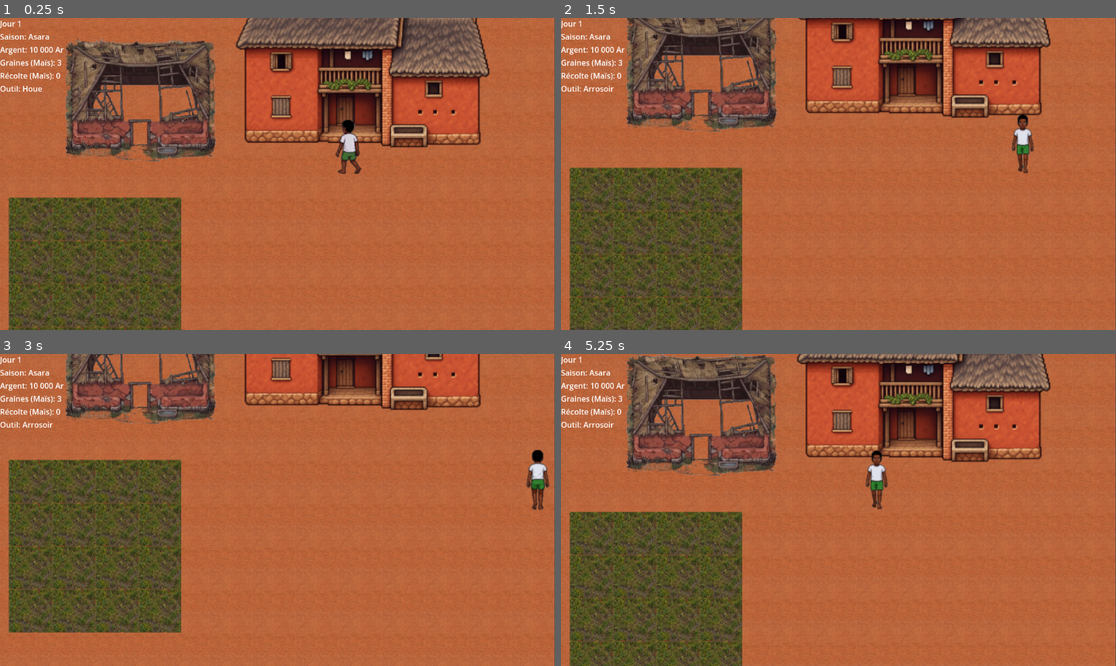
Above: before the commit, frames 1-4 (two rows, left to right).
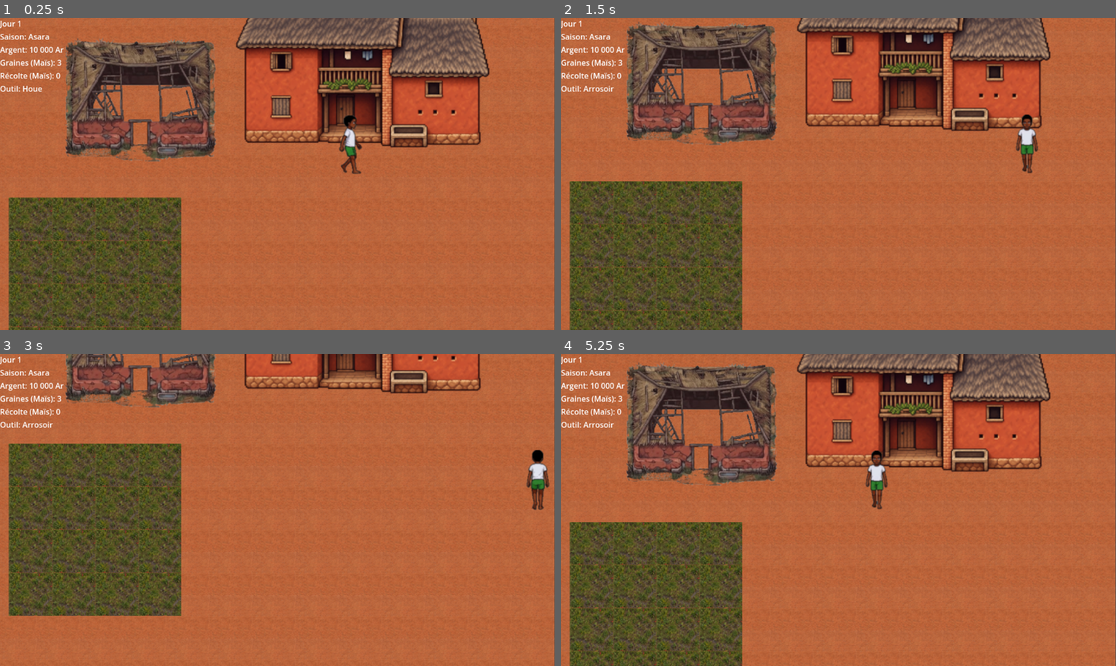
Above: after the commit, the same moments.

Repository: johnatan1999/fiainana-kely
Game: Godot game, scene res://world/world.tscn
The game is run twice, just before and just after one commit, with the same random seed, the same clock (stepped at 60 frames per second) and the same inputs.
Inputs (mouse positions are in pixels of both pictures, inside the frame that each line leads up to):
- Up to frame 1 (0.25 s): no input
- Up to frame 2 (1.5 s): tap Enter at 0.5 s; move the mouse to (960, 158) at 0.52 s; hold D (move_right) 0.53-1.28 s; hold E (interact) 0.53-1.28 s; move the mouse to (727, 189) at 1.27 s; hold S (move_down) from 1.28 s (still down); tap Tab (cycle_tool) at 1.35 s
- Up to frame 3 (3 s): tap E (interact) at 1.55 s; move the mouse to (333, 441) at 2.02 s; release S (move_down) at 2.03 s; hold D (move_right) 2.03-2.78 s; hold E (interact) 2.03-2.78 s; move the mouse to (249, 572) at 2.77 s; hold W (move_up) from 2.78 s (still down); tap Shift (sprint) at 2.85 s
- Up to frame 4 (5.25 s): tap E (interact) at 3.05, 4.55 s; move the mouse to (1005, 556) at 3.52 s; release W (move_up) at 3.53 s; hold E (interact) 3.53-4.28 s; hold A (move_left) 3.53-5.03 s; tap 1 at 3.6 s; move the mouse to (672, 463) at 4.27 s; tap 2 at 4.35 s; move the mouse to (866, 510) at 5.02 s; hold S (move_down) from 5.03 s (still down); hold E (interact) from 5.03 s (still down); tap 3 at 5.1 s

The runs differ from the first frame. In frame 1, 0.5% of the frame differs, in the area x 60-66%, y 31-51%; in frame 2, 22%, in the area x 0-94%, y 0-100%; in frame 3, 16%; in frame 4, 20%.

Commit message:
dev: fix shovel animation

Diff:
--- a/data/crops/corn.tres
+++ b/data/crops/corn.tres
@@ -45,4 +45,4 @@
 sprite_seed_scale = 0.4
 sprite_sprout_scale = 0.55
 sprite_growing_scale = 0.8
-sprite_mature_scale = 1.0
+sprite_mature_scale = 1.35
--- a/entities/player/player.tscn
+++ b/entities/player/player.tscn
@@ -1,7 +1,6 @@
-[gd_scene load_steps=51 format=3 uid="uid://bf1stuuqjofir"]
+[gd_scene load_steps=50 format=3 uid="uid://bf1stuuqjofir"]
 
 [ext_resource type="Script" path="res://entities/player/player_controller.gd" id="1_piccd"]
-[ext_resource type="Texture2D" uid="uid://cbsngksevqumt" path="res://assets/sprites/characters/player/player2_walk.png" id="2_0v3gh"]
 [ext_resource type="Texture2D" uid="uid://ktjkva4vrhav" path="res://assets/sprites/characters/player/player2.png" id="3_l5w6w"]
 
 [sub_resource type="RectangleShape2D" id="RectangleShape2D_player"]
@@ -55,20 +54,20 @@
 atlas = ExtResource("3_l5w6w")
 region = Rect2(512, 0, 64, 128)
 
-[sub_resource type="AtlasTexture" id="AtlasTexture_t6k0p"]
-atlas = ExtResource("2_0v3gh")
-region = Rect2(320, 0, 64, 128)
-
-[sub_resource type="AtlasTexture" id="AtlasTexture_yu670"]
-atlas = ExtResource("2_0v3gh")
-region = Rect2(320, 128, 64, 128)
-
-[sub_resource type="AtlasTexture" id="AtlasTexture_bsqao"]
-atlas = ExtResource("2_0v3gh")
+[sub_resource type="AtlasTexture" id="AtlasTexture_ppmxl"]
+atlas = ExtResource("3_l5w6w")
+region = Rect2(64, 384, 64, 128)
+
+[sub_resource type="AtlasTexture" id="AtlasTexture_1rs1r"]
+atlas = ExtResource("3_l5w6w")
+region = Rect2(64, 256, 64, 128)
+
+[sub_resource type="AtlasTexture" id="AtlasTexture_h8eu7"]
+atlas = ExtResource("3_l5w6w")
 region = Rect2(64, 128, 64, 128)
 
-[sub_resource type="AtlasTexture" id="AtlasTexture_w6e6v"]
-atlas = ExtResource("2_0v3gh")
+[sub_resource type="AtlasTexture" id="AtlasTexture_njeux"]
+atlas = ExtResource("3_l5w6w")
 region = Rect2(64, 0, 64, 128)
 
 [sub_resource type="AtlasTexture" id="AtlasTexture_mjh22"]
@@ -233,7 +232,7 @@
 }, {
 "frames": [{
 "duration": 1.0,
-"texture": SubResource("AtlasTexture_t6k0p")
+"texture": SubResource("AtlasTexture_ppmxl")
 }],
 "loop": true,
 "name": &"idle_down",
@@ -241,7 +240,7 @@
 }, {
 "frames": [{
 "duration": 1.0,
-"texture": SubResource("AtlasTexture_yu670")
+"texture": SubResource("AtlasTexture_1rs1r")
 }],
 "loop": true,
 "name": &"idle_left",
@@ -277,7 +276,7 @@
 "texture": SubResource("AtlasTexture_r3i4n")
 }],
 "loop": true,
-"name": &"shovel_left",
+"name": &"shovel",
 "speed": 5.0
 }, {
 "frames": [{
@@ -400,8 +399,7 @@
 
 [node name="AnimatedSprite2D" type="AnimatedSprite2D" parent="."]
 sprite_frames = SubResource("SpriteFrames_huppk")
-animation = &"harvest_left"
-frame_progress = 0.142266
+animation = &"idle_up"
 offset = Vector2(0, -64)
 
 [node name="InteractionPivot" type="Node2D" parent="."]
--- a/entities/player/player_controller.gd
+++ b/entities/player/player_controller.gd
@@ -3,11 +3,24 @@
 
 enum Tool {HOE, WATERING_CAN, SEEDS, HARVEST}
 
+## Which tool-use animation (if any) a Tool plays. SEEDS has none yet - no
+## sprite exists for planting, so it stays instant like before.
+enum ActionAnim {NONE, SHOVEL, WATERING, HARVEST}
+
 signal interact_requested(tool: Tool)
 signal tool_changed(tool: Tool)
+## Fires once the tool-use animation (if any) actually finishes - always
+## exactly once per interact press, even for tools with no animation, so
+## listeners can safely gate an effect on "the swing is done" without risking
+## a permanent soft-lock if a sprite/animation goes missing later.
+signal action_animation_finished(tool: Tool)
 
 @export var walk_speed: float = 220.0
 @export var run_speed: float = 400.0
+## How fast velocity ramps up to/down from the target speed - tuned so a tap
+## still feels responsive but starting/stopping isn't an instant snap.
+@export var acceleration: float = 1600.0
+@export var friction: float = 2000.0
 
 @onready var camera: Camera2D = $Camera2D
 @onready var anim: AnimatedSprite2D = $AnimatedSprite2D
@@ -16,18 +29,26 @@
 
 var current_tool: Tool = Tool.HOE
 var last_facing_direction: Vector2 = Vector2.RIGHT
-## False during a zone transition (see WorldManager) - movement/tool input is
-## ignored and the character smoothly decelerates to a stop via the same
-## friction curve as releasing the movement keys, instead of snapping still.
+## False during a zone transition (see WorldManager) or a tool-use animation -
+## movement/tool input is ignored and the character smoothly decelerates to a
+## stop via the same friction curve as releasing the movement keys, instead
+## of snapping still.
 var input_enabled := true
-
-func _physics_process(_delta: float) -> void:
-	var input_vector := Input.get_vector("move_left", "move_right", "move_up", "move_down")
+## True while a one-shot tool-use animation (shovel/watering/harvest) is
+## playing - stops _physics_process()'s per-frame walk/idle logic from
+## stomping over it every frame.
+var _is_performing_action := false
+
+func _physics_process(delta: float) -> void:
+	var input_vector := Input.get_vector("move_left", "move_right", "move_up", "move_down") if input_enabled else Vector2.ZERO
 	var speed := run_speed if Input.is_action_pressed("sprint") else walk_speed
-	velocity = input_vector * speed
+	var target_velocity := input_vector * speed
+	var accel := acceleration if input_vector != Vector2.ZERO else friction
+	velocity = velocity.move_toward(target_velocity, accel * delta)
 	move_and_slide()
 
-	_update_animation(input_vector)
+	if not _is_performing_action:
+		_update_animation(velocity)
 	_update_interaction_pivot(input_vector)
 
 ## Rotates the interaction pivot towards the last movement direction
@@ -36,17 +57,35 @@
 		last_facing_direction = dir
 		interaction_pivot.rotation = dir.angle()
 
-func _update_animation(dir: Vector2):
-	if dir == Vector2.ZERO:
+## Driven by actual (smoothed) velocity rather than raw input, so the walk
+## animation keeps playing while the character is still gliding to a stop
+## instead of popping to idle the instant a key is released.
+func _update_animation(vel: Vector2):
+	if vel.length() < 5.0:
 		_play_idle()
 	else:
-		_play_walk(dir)
-
+		_play_walk(vel)
+
+## Always resolves the correct idle_* from last_facing_direction, rather than
+## string-replacing the CURRENT animation name - that old approach only ever
+## worked coming from a walk_* animation, so returning to idle after any tool
+## animation (shovel_left, harvest_right...) silently failed and left the
+## character stuck on its last action frame forever.
 func _play_idle():
-	if anim.animation.begins_with("walk"):
-		anim.animation = anim.animation.replace("walk", "idle")
+	anim.flip_h = false
+	var idle_name := _idle_animation_for(last_facing_direction)
+	if anim.animation != idle_name:
+		anim.animation = idle_name
+	anim.play()
+
+func _idle_animation_for(dir: Vector2) -> String:
+	if abs(dir.x) > abs(dir.y):
+		return "idle_right" if dir.x > 0 else "idle_left"
+	else:
+		return "idle_down" if dir.y > 0 else "idle_up"
 
 func _play_walk(dir: Vector2):
+	anim.flip_h = false
 	if abs(dir.x) > abs(dir.y):
 		anim.animation = "walk_right" if dir.x > 0 else "walk_left"
 	else:
@@ -68,7 +107,6 @@
 		return
 	if event.is_action_pressed("interact"):
 		var interacted := _try_interact()
-
 		if not interacted:
 			interact_requested.emit(current_tool)
 		return
@@ -102,3 +140,75 @@
 		return true # Une interaction a eu lieu !
 
 	return false
+
+func _tool_action_anim(tool: Tool) -> ActionAnim:
+	match tool:
+		Tool.HOE:
+			return ActionAnim.SHOVEL
+		Tool.WATERING_CAN:
+			return ActionAnim.WATERING
+		Tool.HARVEST:
+			return ActionAnim.HARVEST
+		_:
+			return ActionAnim.NONE # SEEDS: no dedicated art yet, stays instant
+
+## Only shovel/harvest_left/right/watering_left/right exist - shovel has a
+## single animation for both sides (no up/down art either). The gaps are
+## covered by mirroring the closest side via flip_h rather than waiting on
+## more art: facing up/down reuses whichever side the player last faced
+## horizontally, and a right-facing shovel swing is "shovel" flipped.
+func _resolve_action_animation(action: ActionAnim) -> Dictionary:
+	var facing_right := last_facing_direction.x >= 0.0
+	match action:
+		ActionAnim.SHOVEL:
+			return {"name": "shovel", "flip_h": facing_right}
+		ActionAnim.WATERING:
+			return {"name": "watering_right" if facing_right else "watering_left", "flip_h": false}
+		ActionAnim.HARVEST:
+			return {"name": "harvest_right" if facing_right else "harvest_left", "flip_h": false}
+		_:
+			return {}
+
+## Plays a one-shot tool-use animation and freezes input for its full
+## duration (computed from the SpriteFrames resource itself, so retuning
+## frame timings in the editor never drifts out of sync with code). Called
+## externally by FarmingController - only once it has confirmed the action is
+## actually possible (standing on a tillable/waterable plot, a mature crop to
+## harvest...), so the character never swings a tool at nothing.
+func play_tool_animation(tool: Tool) -> void:
+	var action := _tool_action_anim(tool )
+	if action == ActionAnim.NONE:
+		action_animation_finished.emit(tool )
+		return
+	var resolved := _resolve_action_animation(action)
+	if resolved.is_empty() or not anim.sprite_frames.has_animation(resolved["name"]):
+		action_animation_finished.emit(tool )
+		return
+
+	_is_performing_action = true
+	input_enabled = false
+	anim.flip_h = resolved["flip_h"]
+	anim.animation = resolved["name"]
+	anim.play()
+
+	var duration := _get_animation_duration(resolved["name"])
+	if duration > 0.0:
+		await get_tree().create_timer(duration).timeout
+
+	anim.flip_h = false
+	_is_performing_action = false
+	input_enabled = true
+	action_animation_finished.emit(tool )
+
+## SpriteFrames animations here loop, so animation_finished never fires for
+## them - total playtime is computed directly from frame durations/speed
+## instead of hardcoding it, so tweaking timings in the editor just works.
+func _get_animation_duration(anim_name: String) -> float:
+	var frames := anim.sprite_frames
+	var speed := frames.get_animation_speed(anim_name)
+	if speed <= 0.0:
+		return 0.0
+	var total := 0.0
+	for i in frames.get_frame_count(anim_name):
+		total += frames.get_frame_duration(anim_name, i)
+	return total / speed
--- a/systems/farm/farming_controller.gd
+++ b/systems/farm/farming_controller.gd
@@ -13,11 +13,15 @@
 var player: PlayerController
 var farm_view: FarmView # null while the player is outside the farm zone
 var selected_crop_id: String = DEFAULT_CROP_ID
+## Set by _on_interact_requested() for HARVEST, consumed by
+## _on_action_animation_finished() - -1 means no harvest is pending.
+var _pending_harvest_plot_id := -1
 
 func setup(p_simulation: FarmSimulation, p_player: PlayerController, p_world_manager: WorldManager) -> void:
 	simulation = p_simulation
 	player = p_player
 	player.interact_requested.connect(_on_interact_requested)
+	player.action_animation_finished.connect(_on_action_animation_finished)
 	p_world_manager.zone_loaded.connect(_on_zone_loaded)
 	p_world_manager.zone_unloading.connect(_on_zone_unloading)
 
@@ -70,6 +74,9 @@
 			result.append(crop_id)
 	return result
 
+## Tool animations only play once the underlying action is confirmed
+## possible - swinging the hoe on unplowable ground, or the sickle on a plot
+## with nothing ready to harvest, does nothing and plays nothing.
 func _on_interact_requested(tool: PlayerController.Tool) -> void:
 	if farm_view == null:
 		return
@@ -80,12 +87,31 @@
 		PlayerController.Tool.HOE:
 			if simulation.till(plot_id):
 				AudioManager.play_till_sfx()
+				player.play_tool_animation(tool)
 		PlayerController.Tool.WATERING_CAN:
 			if simulation.water(plot_id):
 				AudioManager.play_watering_sfx()
+				player.play_tool_animation(tool)
 		PlayerController.Tool.SEEDS:
 			if simulation.plant(plot_id, selected_crop_id):
 				AudioManager.play_plant_sfx()
+				player.play_tool_animation(tool)
 		PlayerController.Tool.HARVEST:
-			if simulation.harvest(plot_id):
-				AudioManager.play_harvest_sfx()
+			# The actual harvest() call is applied in
+			# _on_action_animation_finished() instead of right here, so the
+			# crop sprite only disappears once the harvest swing animation
+			# actually completes, not the instant E is pressed. can_harvest()
+			# is the read-only check that gates whether the swing plays at all.
+			if simulation.can_harvest(plot_id):
+				_pending_harvest_plot_id = plot_id
+				player.play_tool_animation(tool)
+
+## PlayerController guarantees this fires exactly once per interact press
+## (even with no animation), so this can't soft-lock a pending harvest.
+func _on_action_animation_finished(tool: PlayerController.Tool) -> void:
+	if tool != PlayerController.Tool.HARVEST or _pending_harvest_plot_id == -1:
+		return
+	var plot_id := _pending_harvest_plot_id
+	_pending_harvest_plot_id = -1
+	if simulation.harvest(plot_id):
+		AudioManager.play_harvest_sfx()
--- a/systems/simulation/farm_simulation.gd
+++ b/systems/simulation/farm_simulation.gd
@@ -139,10 +139,17 @@
 	plot_changed.emit(plot_id)
 	return true
 
+## Read-only mirror of harvest()'s guard - lets callers (the harvest swing
+## animation) check eligibility before the crop is actually removed, since
+## the animation must play before the mutation, not after.
+func can_harvest(plot_id: int) -> bool:
+	var plot := get_plot(plot_id)
+	return plot != null and plot.crop != null and plot.crop.is_mature()
+
 func harvest(plot_id: int) -> bool:
-	var plot := get_plot(plot_id)
-	if plot == null or plot.crop == null or not plot.crop.is_mature():
-		return false
+	if not can_harvest(plot_id):
+		return false
+	var plot := get_plot(plot_id)
 	var crop_id := plot.crop.crop_id
 	var crop_data := get_crop_data(crop_id)
 	var quantity := _compute_harvest_quantity(plot.crop, crop_data)
Not shown: 2 places in entities/player/player.tscn that only renumber resources
